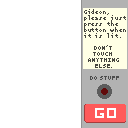
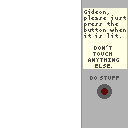
Two versions of the same layered image (128x128). Layer-by-layer changes:
hid "Layer 18" over [84, 104, 126, 123]
